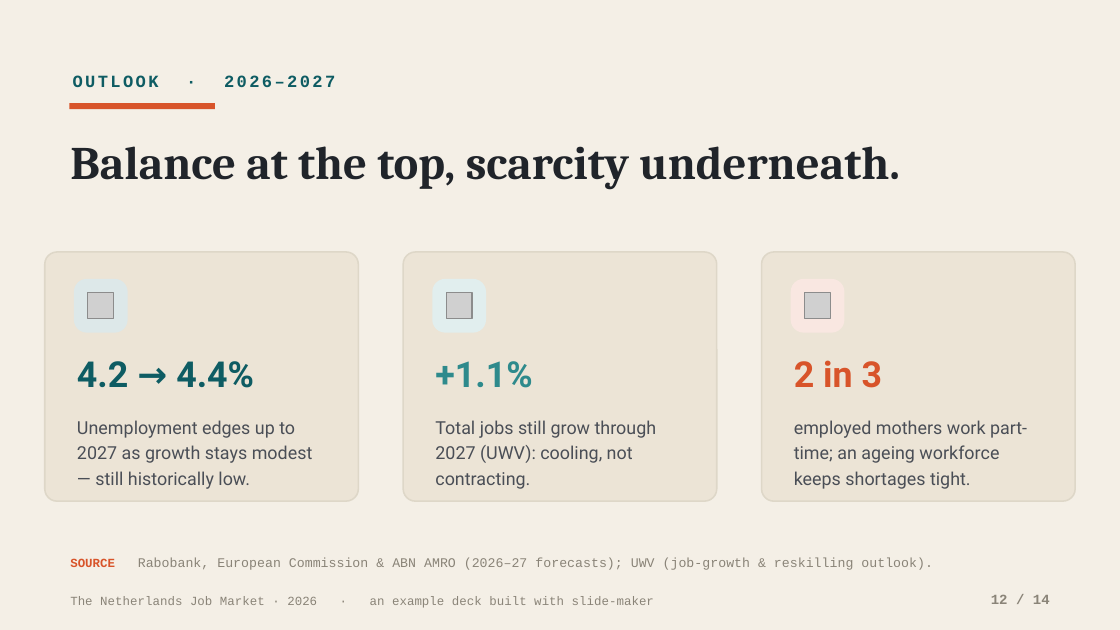
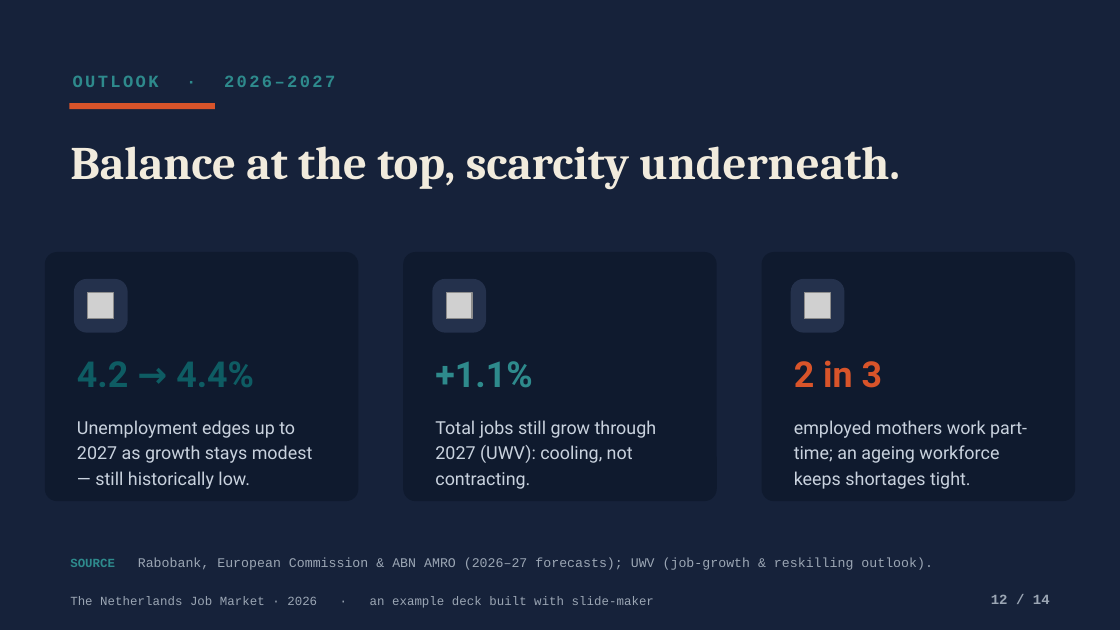
Before and after one commit to addsumtech/slides_maker-site, a slide deck: slide 12 of templates/decks/en/nl-job-market-2026/template.pptx. Drawn at 1120x630 pixels with LibreOffice and Linux fonts; fonts in the diff are those of the drawing; grey boxes stand for pictures. Boxes give left, top, right and bottom in pixels: in the first picture for what was removed or moved away, otherwise in the second. Text is boxed around its words. In the diff, an @@ line names an element or a change of style, - is before the commit and + after.

```diff
--- a/templates/decks/en/nl-job-market-2026/template.pptx
+++ b/templates/decks/en/nl-job-market-2026/template.pptx
@@ rectangle at bbox=[0, 0, 1120, 629]: fill #F4EFE6 to #16223A @@
@@ text "OUTLOOK · 2026–2027" at bbox=[73, 75, 335, 87]: text colour #0E5C63 to #2E8A8C @@
@@ text "Balance at the top, scarcity ..." at bbox=[70, 146, 900, 190]: text colour #20242A to #F1EBDD @@
@@ fill #ECE4D6 to #0F1A2E; outline #DED7C8 1 pt to none in 3 elements at bbox=[45, 252, 358, 502], bbox=[403, 252, 717, 502], bbox=[762, 252, 1075, 502] @@
@@ rounded rectangle at bbox=[74, 279, 128, 333]: fill #DDE8E9 to #24314C @@
@@ rounded rectangle at bbox=[432, 279, 486, 333]: fill #E1EEEE to #24314C @@
@@ rounded rectangle at bbox=[791, 279, 844, 333]: fill #F9E7E1 to #24314C @@
@@ text colour #4A4E56 to #C9D2DE in 3 elements at bbox=[77, 420, 313, 489], bbox=[435, 420, 657, 489], bbox=[794, 420, 1027, 489] @@
@@ text "SOURCE Rabobank, European Commission & ..." at bbox=[70, 558, 933, 570]: text colour #D8542A to #2E8A8C in "SOURCE"; text colour #8A8478 to #9BA6B4 @@
@@ text "The Netherlands Job Market · ..." at bbox=[70, 596, 654, 608]: text colour #8A8478 to #9BA6B4 @@
@@ text "12 / 14" at bbox=[991, 594, 1050, 604]: text colour #8A8478 to #9BA6B4 @@
```
Also in this commit, not shown: 12 other slides changed, 28 other files.
